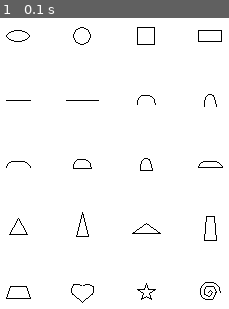
Above: before the commit, frame 1.
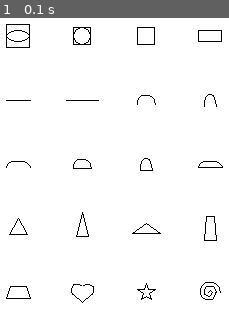
Above: after the commit, the same moment.

Repository: StellaSlater241203/GroupEProject
Game: pygame game, started from shapetesting.py
Same seed, same stepped clock (60 frames per second), same inputs: the game is played once before the commit and once after it.
Inputs:
- Up to frame 1 (0.1 s): no input

The runs differ from the first frame. In frame 1, 0.2% of the frame differs, in the area x 2-40%, y 2-11%.

Commit message:
its 5 am

Diff:
--- a/Face Dataset Generator.py
+++ b/Face Dataset Generator.py
@@ -217,8 +217,6 @@
     eyeSides, eyeChecks = left_or_right_eye(face, eyeGenOrder, eyeCopiesFrom, eyeChecks)
 
     eyePos, nosePos, mouthPos = draw_face(face, featureGenOrder, featureNumbers, individualGenOrder, eyeChecks, eyeCopiesFrom, eyeSides, noseChecks, mouthChecks, eyeShapes, noseShapes, mouthShapes, eyeSizes, noseSizes, mouthSizes, eyeRotations, noseRotations, mouthRotations)
-
-
 
 #decide on pregen design would be defined and called here probably xx
 
@@ -589,16 +587,17 @@
 
     return (leftOrRight, checks)
 
-
 def draw_face(face, featureGenOrder, featureNumbers, genOrder, eyeChecks, eyeCopiesFrom,
             eyeSides, noseChecks, mouthChecks, eyeShapes, noseShapes, mouthShapes, eyeSizes,
             noseSizes, mouthSizes, eyeRotations, noseRotations, mouthRotations):
+    largestRadius = [12,9,13,14,6,18,10,9,13,10,9,13,11,10,15,14,14,14,10,12]
     fluctuation = 5 #fluctuation mirrored features can be at
     eyeCentreCoords = []
     noseCentreCoords = []
     mouthCentreCoords = []
-    wasGenerated = []
-    boundarySurfsAndRects = []
+    eyeWasGenerated = []
+    noseWasGenerated = []
+    mouthWasGenerated = []
     generatedShapes = []
 
     for i in range(featureNumbers[0]):
@@ -614,25 +613,43 @@
 
     globalIndex = 0
     for feature in genOrder: #for every feature on the face in the order they generate
-        if feature[1] == 0: #the second item in each list is the index of the feature it is (eg 0 is an eye)
-            index = feature[0] #first item is the ID of this feature
-            if eyeChecks[index][4] == True: #if this eye mirrors the position of another
-                copiesFromID = eyeCopiesFrom[index] #get index of eye it mirrors
-                positionY = eyeCentreCoords[copiesFromID][1] + random.randint((-fluctuation), fluctuation) #get y coord of eye it mirrors
-                eyeCentreCoords[feature[0]], leftEyeRegionSide, rightEyeRegionSide, eyeRegionBottom = decide_positions(face, featureGenOrder, eyeCentreCoords, noseCentreCoords, mouthCentreCoords, eyeShapes, eyeSides[feature[0]], noseShapes, mouthShapes, eyeSizes, noseSizes, mouthSizes, 0, eyeChecks[feature[0]][8], genOrder, True, eyesDone, noseDone, mouthDone, positionY)
+        collision = True
+        tries = 0
+        while collision == True and tries < 100:
+            if feature[1] == 0: #the second item in each list is the index of the feature it is (eg 0 is an eye)
+                index = feature[0] #first item is the ID of this feature
+                if eyeChecks[index][4] == True: #if this eye mirrors the position of another
+                    copiesFromID = eyeCopiesFrom[index] #get index of eye it mirrors
+                    positionY = eyeCentreCoords[copiesFromID][1] + random.randint((-fluctuation), fluctuation) #get y coord of eye it mirrors
+                    eyeCentreCoords[feature[0]], leftEyeRegionSide, rightEyeRegionSide, eyeRegionBottom = decide_positions(face, featureGenOrder, eyeCentreCoords, noseCentreCoords, mouthCentreCoords, eyeShapes, eyeSides[feature[0]], noseShapes, mouthShapes, eyeSizes, noseSizes, mouthSizes, 0, eyeChecks[feature[0]][8], genOrder, True, eyesDone, noseDone, mouthDone, positionY)
+                else:
+                    eyeCentreCoords[feature[0]], leftEyeRegionSide, rightEyeRegionSide, eyeRegionBottom = decide_positions(face, featureGenOrder, eyeCentreCoords, noseCentreCoords, mouthCentreCoords, eyeShapes, eyeSides[feature[0]], noseShapes, mouthShapes, eyeSizes, noseSizes, mouthSizes, 0, eyeChecks[feature[0]][8], genOrder, False, eyesDone, noseDone, mouthDone)
+                shapeInfo = shape_gen_info(eyeCentreCoords[feature[0]], eyeSizes[feature[0]], eyeShapes[feature[0]])
+                collision, generatedShapes = draw_shape(eyeCentreCoords[feature[0]], generatedShapes, eyeShapes[feature[0]], largestRadius[eyeShapes[feature[0]]], eyeSizes[feature[0]], shapeInfo, 0, eyeRotations[feature[0]], [leftEyeRegionSide, rightEyeRegionSide, eyeRegionBottom], eyeSides[feature[0]])
+                eyesDone = True #technically runs when the first eye is done but nothing else will run from here until all the eyes are done anyway, and this variable doesnt matter while the eyes are running
+
+            elif feature[1] == 1:
+                noseCentreCoords[feature[0]], noseRegionLeft, noseRegionRight, noseRegionTop, noseRegionBottom = decide_positions(face, featureGenOrder, eyeCentreCoords, noseCentreCoords, mouthCentreCoords, eyeShapes, "", noseShapes, mouthShapes, eyeSizes, noseSizes, mouthSizes, 1, noseChecks[feature[0]][3], genOrder, False, eyesDone, noseDone, mouthDone)
+                shapeInfo = shape_gen_info(noseCentreCoords[feature[0]], noseSizes[feature[0]], noseShapes[feature[0]])
+                collision, generatedShapes = draw_shape(noseCentreCoords[feature[0]], generatedShapes, noseShapes[feature[0]], largestRadius[noseShapes[feature[0]]], noseSizes[feature[0]], shapeInfo, 0, noseRotations[feature[0]], [noseRegionLeft, noseRegionRight, noseRegionTop, noseRegionBottom])
+                noseDone = True
             else:
-                eyeCentreCoords[feature[0]], leftEyeRegionSide, rightEyeRegionSide, eyeRegionBottom = decide_positions(face, featureGenOrder, eyeCentreCoords, noseCentreCoords, mouthCentreCoords, eyeShapes, eyeSides[feature[0]], noseShapes, mouthShapes, eyeSizes, noseSizes, mouthSizes, 0, eyeChecks[feature[0]][8], genOrder, False, eyesDone, noseDone, mouthDone)
-            size = eyeSizes[feature[0]]
-            shapeID = eyeShapes[feature[0]]
-            shapeInfo = shape_gen_info(eyeCentreCoords[feature[0]], size, shapeID)
-            eyesDone = True #technically runs when the first eye is done but nothing else will run from here until all the eyes are done anyway, and this variable doesnt matter while the eyes are running
-        elif feature[1] == 1:
-            noseCentreCoords[feature[0]], noseRegionLeft, noseRegionRight, noseRegionTop, noseRegionBottom = decide_positions(face, featureGenOrder, eyeCentreCoords, noseCentreCoords, mouthCentreCoords, eyeShapes, "", noseShapes, mouthShapes, eyeSizes, noseSizes, mouthSizes, 1, noseChecks[feature[0]][3], genOrder, False, eyesDone, noseDone, mouthDone)
-            #this is where making shape to be drawn info and collision calling goes also i think, unless its at the end
-            noseDone = True
-        else:
-            mouthCentreCoords[feature[0]], mouthRegionTop = decide_positions(face, featureGenOrder, eyeCentreCoords, noseCentreCoords, mouthCentreCoords, eyeShapes, "", noseShapes, mouthShapes, eyeSizes, noseSizes, mouthSizes, 2, mouthChecks[feature[0]][3], genOrder, False, eyesDone, noseDone, mouthDone)
-            mouthDone = True
+                mouthCentreCoords[feature[0]], mouthRegionTop = decide_positions(face, featureGenOrder, eyeCentreCoords, noseCentreCoords, mouthCentreCoords, eyeShapes, "", noseShapes, mouthShapes, eyeSizes, noseSizes, mouthSizes, 2, mouthChecks[feature[0]][3], genOrder, False, eyesDone, noseDone, mouthDone)
+                shapeInfo = shape_gen_info(mouthCentreCoords[feature[0]], mouthSizes[feature[0]], mouthShapes[feature[0]])
+                collision, generatedShapes = draw_shape(mouthCentreCoords[feature[0]], generatedShapes, mouthShapes[feature[0]], largestRadius[mouthShapes[feature[0]]], mouthSizes[feature[0]], shapeInfo, 0, mouthRotations[feature[0]], [mouthRegionTop])
+                mouthDone = True
+            tries += 1
+
+        if tries >= 100:
+            if feature[1] == 0:
+                eyeCentreCoords[feature[0]] = None
+                eyeWasGenerated[feature[0]] = None
+            if feature[1] == 1:
+                noseCentreCoords[feature[0]] = None
+                noseWasGenerated[feature[0]] = None
+            else:
+                mouthCentreCoords[feature[0]] = None
+                mouthWasGenerated[feature[0]] = None
 
 
 def shape_gen_info(centreCoords, size, shape):
@@ -654,13 +671,13 @@
             [x + round(coordList[shape][0]*size), y + round(coordList[shape][1]*size)],
             [x + round(coordList[shape][2]*size), y + round(coordList[shape][3]*size)],
             [x + round(coordList[shape][4]*size), y + round(coordList[shape][5]*size)]]
-    elif shape == 15 or shape == 16:
+    elif shape == 15 or shape == 16: #trapeziums
         coords = [
             [x + round(coordList[shape][0]*size), y + round(coordList[shape][1]*size)],
             [x + round(coordList[shape][2]*size), y + round(coordList[shape][3]*size)],
             [x + round(coordList[shape][4]*size), y + round(coordList[shape][5]*size)],
             [x + round(coordList[shape][6]*size), y + round(coordList[shape][7]*size)]]
-    elif shape == 18:
+    elif shape == 18: #star
         coords = [
             [x + round(coordList[shape][0]*size),  y + round(coordList[shape][1]*size)],
             [x + round(coordList[shape][2]*size),  y + round(coordList[shape][3]*size)],
@@ -672,7 +689,7 @@
             [x + round(coordList[shape][14]*size), y + round(coordList[shape][15]*size)],
             [x + round(coordList[shape][16]*size), y + round(coordList[shape][17]*size)],
             [x + round(coordList[shape][18]*size), y + round(coordList[shape][19]*size)]]
-    elif shape == 17:
+    elif shape == 17: #heart
         coords = [
             [x + round(coordList[shape][0]*size),  y + round(coordList[shape][1]*size),  round(coordList[shape][2]*size),  round(coordList[shape][3]*size)],
             [x + round(coordList[shape][4]*size),  y + round(coordList[shape][5]*size),  round(coordList[shape][6]*size),  round(coordList[shape][7]*size)],
@@ -680,22 +697,21 @@
             [x + round(coordList[shape][10]*size), y + round(coordList[shape][11]*size)],
             [x + round(coordList[shape][12]*size), y + round(coordList[shape][13]*size)],
             [x + round(coordList[shape][14]*size), y + round(coordList[shape][15]*size)]]
-    elif shape == 19:
+    elif shape == 19: #spiral
         coords = [
             [x + round(coordList[shape][0]*size),  y + round(coordList[shape][1]*size),  round(coordList[shape][2]*size),  round(coordList[shape][3]*size)],
             [x + round(coordList[shape][4]*size),  y + round(coordList[shape][5]*size),  round(coordList[shape][6]*size),  round(coordList[shape][7]*size)],
             [x + round(coordList[shape][8]*size),  y + round(coordList[shape][9]*size),  round(coordList[shape][10]*size), round(coordList[shape][11]*size)],
             [x + round(coordList[shape][12]*size), y + round(coordList[shape][13]*size), round(coordList[shape][14]*size), round(coordList[shape][15]*size)],
             [x + round(coordList[shape][16]*size), y + round(coordList[shape][17]*size), round(coordList[shape][18]*size), round(coordList[shape][19]*size)]]
-    else:
+    else: #oval and circle
         coords = [x + round(coordList[shape][0]*size), y + round(coordList[shape][1]*size), round(coordList[shape][2]*size), round(coordList[shape][3]*size)]
 
     return coords
 
 
 
-
-def draw_shape(shapeID, largestRadius, size, shapeInfo, currentFeature, rotationAngle, allowedRegionInfo = [], side = None):
+def draw_shape(generatedShapes, shapeID, largestRadius, size, shapeInfo, currentFeature, rotationAngle, allowedRegionInfo = [], side = None):
 
         if shapeID == 0 or shapeID == 1: # ovals and circles
             ellipseSurf = pygame.Surface(shapeInfo, pygame.SRCoALPHA)
@@ -876,7 +892,7 @@
     mouthTop = 132
 
     if currentFeature == 0: #eye passed in
-        if face == True and noseDone == True: #the only conditions that will change the shape of the eye allowed regions
+        if face == True and noseDone == True and noseCentreCoords != [] and noseCentreCoords[0] != None: #the only conditions that will change the shape of the eye allowed regions
             shapeindex = noseShapes[0] # get nose shape
             size = noseSizes[0] # and its size
             lradius = largestRadius[shapeindex]*size # calc radius of bounding box for furthest away point from centre of the nose multiplied by size mult
@@ -932,7 +948,7 @@
                     y = random.randint(32,224)
 
     elif currentFeature == 1: #nose passed in
-        if face == True and eyesDone == True:
+        if face == True and eyesDone == True and eyeCentreCoords[0] != None and eyeCentreCoords[1] != None:
             lowestPoints = []
             for i in range(0,len(eyeCentreCoords)): # for each eye
                 ycoord = eyeCentreCoords[i][1] # get y coord of eye
@@ -955,7 +971,7 @@
             if noseRight > rightestPoint: #if the leftmost point of the right eye encroaches into the nose region
                 noseRight = rightestPoint
 
-        if face == True and mouthDone == True:
+        if face == True and mouthDone == True and mouthCentreCoords[0] != None:
             shapeindex = mouthShapes[0] # get mouth shape
             size = mouthSizes[0] # and its size
             lradius = largestRadius[shapeindex]*size # calc radius of bounding box for furthest away point from centre of the mouth multiplied by size mult
@@ -979,7 +995,7 @@
                 y = random.randint(32,224) #anywhere in face as long as its not in the nose allowed region
 
     else: #mouth passed in
-        if face == True and noseDone == True:
+        if face == True and noseDone == True and noseCentreCoords != [] and noseCentreCoords[0] != None:
             shapeindex = noseShapes[0] # get nose shape
             size = noseSizes[0] # and its size
             lradius = largestRadius[shapeindex]*size # calc radius of bounding box for furthest away point from centre of the nose multiplied by size mult
--- a/shapetesting.py
+++ b/shapetesting.py
@@ -32,7 +32,7 @@
 
 coordList = [[-12,-6,24,12],[-9,-9,18,18],[-9,-9,18,18],[-12,-6,24,12],[-12,0,12,0],[-16,0,16,0],[-9,-4.5,18,18],[-6,-6 …(374 unchanged characters)…
 #                oval=0       circle=1      square=2        rect=3
-
+largestRadius = [12,9,13,14,6,18,10,9,13,10,9,13,11,10,15,14,14,14,10,12]
 '''for i in range(len(coordList)):
     coordx = random.randint(20,236)
     coordy = random.randint(20,236)
@@ -64,8 +64,10 @@
         coords = [[coordx + coordList[i][0], coordy + coordList[i][1], coordList[i][2], coordList[i][3]], [coordx + coo …(348 unchanged characters)…
     else:
         coords = [coordx + coordList[i][0], coordy + coordList[i][1], coordList[i][2], coordList[i][3]]
+
     if i == 0 or i == 1:
         pygame.draw.ellipse(canvas, black, coords, 1)
+        pygame.draw.rect(canvas, black, (coordx-largestRadius[i], coordy-largestRadius[i], largestRadius[i]*2, largestRadius[i]*2), 1)
     elif i == 2 or i == 3:
         pygame.draw.rect(canvas, black, coords, 1)
     elif i == 4 or i == 5:
